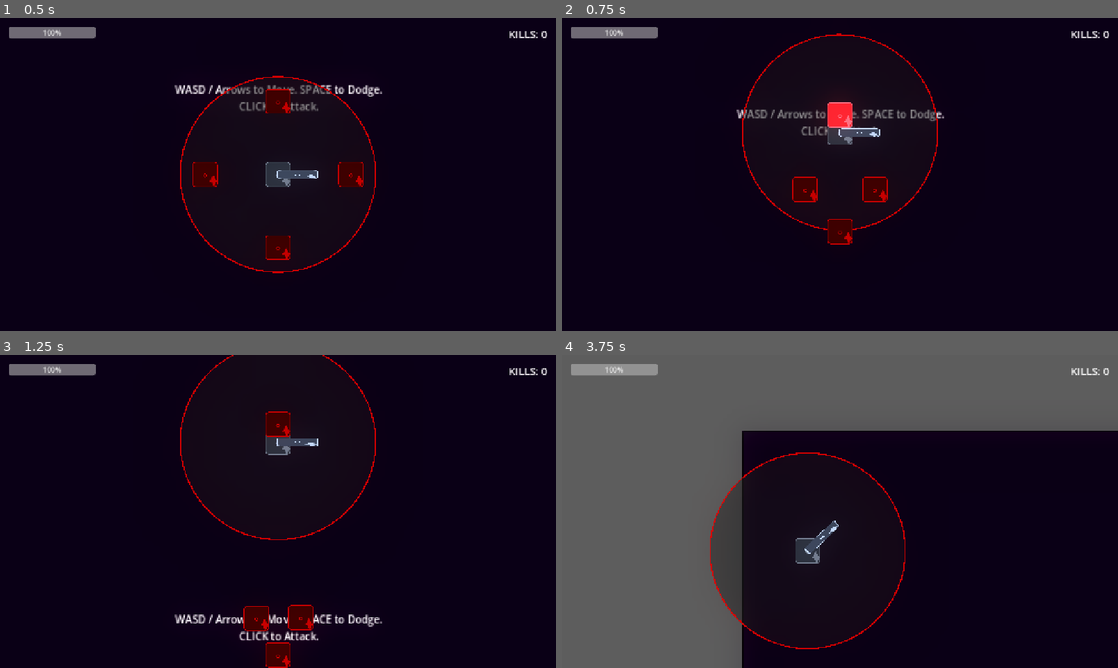
Above: before the commit, frames 1-4 (two rows, left to right).
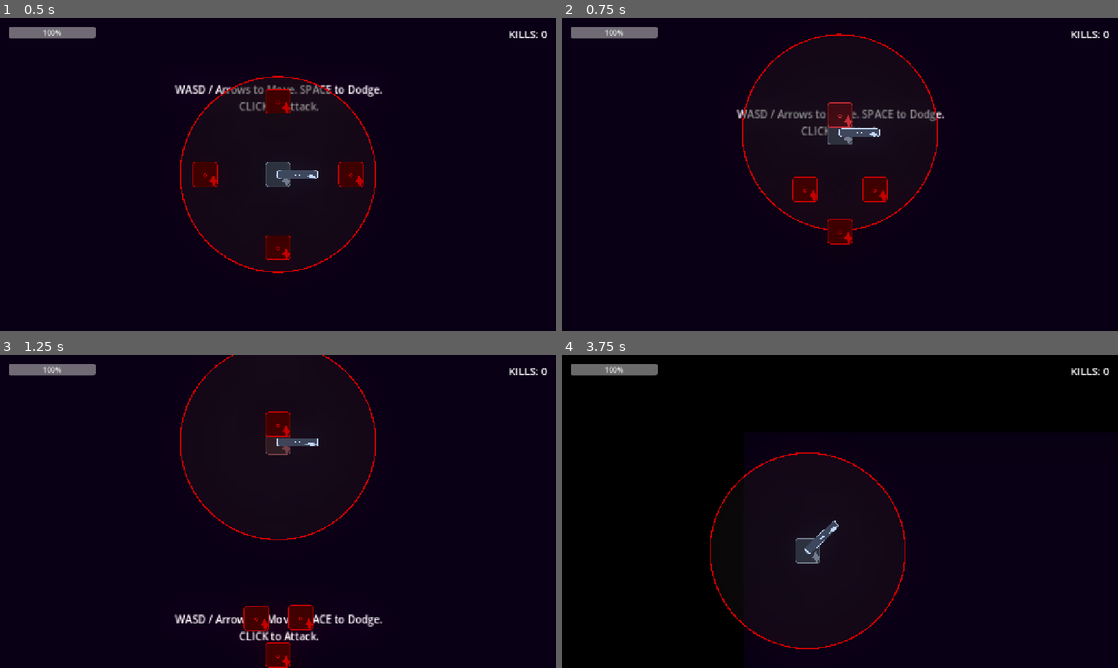
Above: after the commit, the same moments.

Repository: tetsuo-challenge/ZeroDistance
Game: Godot game, scene res://_src/Levels/Sandbox.tscn
Two runs of this game, one before a commit and one after it. Both use one fixed random seed, a clock stepped at 60 frames per second and the inputs below. The project has no main scene, so this scene is started directly.
Inputs (mouse positions are in pixels of both pictures, inside the frame that each line leads up to):
- Up to frame 1 (0.5 s): no input
- Up to frame 2 (0.75 s): tap Enter at 0.5 s; move the mouse to (812, 237) at 0.52 s; hold W (move_up) from 0.53 s (still down); tap Space (dodges) at 0.6 s
- Up to frame 3 (1.25 s): keep holding W (move_up)
- Up to frame 4 (3.75 s): tap Enter every 0.75 s from 1.25 to 3.5 s; move the mouse to (1006, 558) at 1.27 s; click (1006, 558) at 1.35 s; tap Space (dodges) at 1.55, 2.1, 2.85 s; move the mouse to (673, 464) at 2.02 s; release W (move_up) at 2.03 s; hold A (move_left) 2.03-3.53 s; move the mouse to (867, 511) at 2.77 s; move the mouse to (756, 433) at 3.52 s; hold S (move_down) from 3.53 s (still down); click (756, 433) at 3.6 s

Frame 1 is identical in both runs. In frame 2, 0.4% of the frame differs, in the area x 47-53%, y 26-36%; in frame 3, 0.2%; in frame 4, 49%, in the area x 0-100%, y 0-100%.

Commit message:
Complete Day 5: Polish & Juice - Visual adjustments, bug fixes, and game feel tuning

Diff:
--- a/_src/Actors/Player.gd
+++ b/_src/Actors/Player.gd
@@ -44,10 +44,15 @@
 		hurtbox_component.set_deferred("monitoring", false)
 
 func _on_hit_received(hitbox: HitboxComponent) -> void:
-	# print("DEBUG: Player took damage from ", hitbox.name)
-	# GameManager.hit_stop used to be here, but user requested no hit stop on damage.
-	# Add simple flash later?
-	pass
+	# Impact Feedback
+	# GameManager.hit_stop(0.15, 0.05, 0.0) # Disabled to fix blackout bug
+	# GameManager.shake_camera(0.6) # Disabled to fix blackout bug
+
+	# 3. Hit Flash (Visual)
+	# Dark Red Flash (No HDR)
+	var tween = create_tween()
+	$Sprite2D.modulate = Color(1.0, 0.0, 0.0) # Standard Red Flash
+	tween.tween_property($Sprite2D, "modulate", Color.WHITE, 0.3)
 
 func _physics_process(delta: float) -> void:
 	# Priority: Counter Rush > Dodge > Attack > Movement
@@ -113,12 +118,35 @@
 	if input_vector != Vector2.ZERO:
 		# Accelerate
 		velocity = velocity.move_toward(input_vector * max_speed, acceleration * delta)
+
+		# Ghost Trail Effect (Juice)
+		if GameManager.is_slow_motion:
+			_spawn_ghost_trail()
 	else:
 		# Friction
 		velocity = velocity.move_toward(Vector2.ZERO, friction * delta)
 
 	move_and_slide()
 
+var _ghost_timer: float = 0.0
+func _spawn_ghost_trail() -> void:
+	_ghost_timer += get_process_delta_time() # Use raw delta?
+	if _ghost_timer < 0.05: return
+	_ghost_timer = 0.0
+
+	# Create Sprite Copy
+	var ghost = Sprite2D.new()
+	ghost.texture = $Sprite2D.texture
+	ghost.scale = $Sprite2D.scale
+	ghost.global_position = global_position
+	ghost.modulate = Color(0.5, 1.0, 1.0, 0.5) # Cyan Ghost
+	ghost.z_index = z_index - 1
+
+	# Attach Script for Auto-Fade
+	ghost.set_script(load("res://_src/Effects/GhostTrail.gd"))
+
+	get_parent().add_child(ghost)
+
 # Called by Game Loop when inside Kill Circle logic check is needed
 func get_kill_circle_radius_squared() -> float:
 	return kill_circle_radius * kill_circle_radius
--- a/_src/Actors/Player.tscn
+++ b/_src/Actors/Player.tscn
@@ -7,6 +7,7 @@
 [ext_resource type="Script" path="res://_src/Components/HurtboxComponent.gd" id="5_hurtbox"]
 [ext_resource type="Script" path="res://_src/Components/WeaponComponent.gd" id="6_weapon"]
 [ext_resource type="Script" path="res://_src/Components/HitboxComponent.gd" id="7_hitbox"]
+[ext_resource type="Script" path="res://_src/Components/ShakeComponent.gd" id="8_shake"]
 
 [sub_resource type="CircleShape2D" id="CircleShape2D_body"]
 radius = 20.0
@@ -62,3 +63,11 @@
 
 [node name="CollisionShape2D" type="CollisionShape2D" parent="HurtboxComponent"]
 shape = SubResource("CircleShape2D_hurtbox")
+
+[node name="Camera2D" type="Camera2D" parent="."]
+zoom = Vector2(1.5, 1.5)
+position_smoothing_enabled = true
+
+[node name="ShakeComponent" type="Node" parent="Camera2D" node_paths=PackedStringArray("target")]
+script = ExtResource("8_shake")
+target = NodePath("..")
--- a/_src/Actors/Spyder.gd
+++ b/_src/Actors/Spyder.gd
@@ -35,6 +35,23 @@
 
 	if health_component:
 		health_component.died.connect(_on_death)
+
+	# Connect Hit Logic
+	var hurtbox = get_node_or_null("HurtboxComponent")
+	if hurtbox:
+		hurtbox.hit_received.connect(_on_hit_received)
+
+func _on_hit_received(hitbox: HitboxComponent) -> void:
+	# 1. Screen Shake (Disabled for debugging)
+	# GameManager.shake_camera(0.3)
+
+	# 2. Hit Stop (Disabled - Stressful)
+	# GameManager.hit_stop(0.15, 0.01, 0.0)
+
+	# 3. Hit Flash (Visual)
+	var tween = create_tween()
+	visual_sprite.modulate = Color(1.0, 0.0, 0.0) # Standard Red Flash
+	tween.tween_property(visual_sprite, "modulate", Color.WHITE, 0.2)
 
 func _on_death() -> void:
 	GameManager.add_score(1)
@@ -114,7 +131,7 @@
 			visual_sprite.modulate = Color.WHITE
 			hitbox_component.is_active = false
 		State.TELEGRAPH:
-			visual_sprite.modulate = Color(10.0, 0.5, 0.5) # Flash Bright Red (HDR)
+			visual_sprite.modulate = Color(1.0, 0.2, 0.2) # Bright Red (No HDR)
 			attack_timer = TELEGRAPH_DURATION
 			hitbox_component.is_active = false
 		State.ATTACK:
--- a/_src/Autoloads/GameManager.gd
+++ b/_src/Autoloads/GameManager.gd
@@ -43,18 +43,9 @@
 	is_slow_motion = true
 	Engine.time_scale = scale
 
-	# 1. Screen Flash (Flashbang)
-	var canvas = CanvasLayer.new()
-	var color_rect = ColorRect.new()
-	color_rect.color = Color.WHITE
-	color_rect.set_anchors_and_offsets_preset(Control.PRESET_FULL_RECT)
-	canvas.add_child(color_rect)
-	get_tree().root.add_child(canvas)
-
-	# Tween Flash
-	var tween = create_tween().set_ignore_time_scale(true)
-	tween.tween_property(color_rect, "modulate:a", 0.0, 0.3).from(1.0)
-	tween.tween_callback(canvas.queue_free)
+	# 1. Screen Flash (Disabled - Too Bright)
+	# var canvas = CanvasLayer.new()
+	# ...
 
 	# 2. Chromatic Aberration (Distortion)
 	# Hacky way to find WorldEnvironment in current scene for prototype
@@ -97,3 +88,11 @@
 	await get_tree().create_timer(2.0).timeout
 	score = 0
 	get_tree().reload_current_scene()
+
+func shake_camera(intensity: float = 0.5) -> void:
+	# Find active camera and its ShakeComponent
+	var camera = get_viewport().get_camera_2d()
+	if camera:
+		var shaker = camera.get_node_or_null("ShakeComponent")
+		if shaker:
+			shaker.add_trauma(intensity)
--- /dev/null
+++ b/_src/Components/ShakeComponent.gd
@@ -0,0 +1,50 @@
+class_name ShakeComponent
+extends Node
+
+## Shake Component
+##
+## Applies shake effect to a target Node2D (usually Camera2D).
+## Uses FastNoiseLite for smooth random movement.
+
+@export var target: Node2D
+@export var noise: FastNoiseLite
+
+@export var shake_decay: float = 5.0
+@export var max_offset: Vector2 = Vector2(10.0, 10.0)
+@export var max_roll: float = 0.0
+
+var trauma: float = 0.0 # 0.0 to 1.0 (Current intensity)
+var noise_y: float = 0.0
+
+func _ready() -> void:
+    if not noise:
+        noise = FastNoiseLite.new()
+        noise.noise_type = FastNoiseLite.TYPE_PERLIN
+        noise.frequency = 0.5
+        noise.seed = randi()
+
+func _process(delta: float) -> void:
+    if trauma > 0.0:
+        trauma = max(trauma - shake_decay * delta, 0.0)
+        _shake()
+    elif target and (target.offset != Vector2.ZERO or target.rotation != 0.0):
+        # Reset
+        target.offset = Vector2.ZERO
+        target.rotation = 0.0
+
+func add_trauma(amount: float) -> void:
+    trauma = min(trauma + amount, 1.0)
+
+func _shake() -> void:
+    if not target: return
+
+    var amount = pow(trauma, 2) # Quadratic falloff (feel better)
+
+    noise_y += 1.0
+
+    var rotation_z = max_roll * amount * noise.get_noise_2d(noise.seed, noise_y)
+    var offset_x = max_offset.x * amount * noise.get_noise_2d(noise.seed * 2, noise_y)
+    var offset_y = max_offset.y * amount * noise.get_noise_2d(noise.seed * 3, noise_y)
+
+    target.rotation = rotation_z
+    target.offset = Vector2(offset_x, offset_y)
--- /dev/null
+++ b/_src/Effects/GhostTrail.gd
@@ -0,0 +1,7 @@
+extends Sprite2D
+
+func _ready() -> void:
+    # Quick fade out
+    var tween = create_tween()
+    tween.tween_property(self, "modulate:a", 0.0, 0.4).set_trans(Tween.TRANS_QUART).set_ease(Tween.EASE_OUT)
+    tween.tween_callback(queue_free)
--- a/_src/Levels/Sandbox.tscn
+++ b/_src/Levels/Sandbox.tscn
@@ -11,17 +11,15 @@
 background_mode = 3
 glow_enabled = true
 glow_intensity = 0.5
-glow_strength = 1.0
 glow_bloom = 0.5
 glow_blend_mode = 0
-chromatic_aberration_enabled = true
-chromatic_aberration_strength = 0.0
 
 [node name="Sandbox" type="Node2D"]
 
 [node name="HUD" parent="." instance=ExtResource("3_hud")]
 
 [node name="Background" type="Sprite2D" parent="."]
+z_index = -100
 modulate = Color(0.05, 0.05, 0.08, 1)
 texture = SubResource("PlaceholderTexture2D_bg")
 
@@ -36,7 +34,7 @@
 
 [node name="Player" parent="." instance=ExtResource("1_player")]
 
-[node name="Camera2D" type="Camera2D" parent="Player"]
+[node name="Camera2D2" type="Camera2D" parent="Player"]
 zoom = Vector2(1.5, 1.5)
 position_smoothing_enabled = true
 
--- a/project.godot
+++ b/project.godot
@@ -69,3 +69,7 @@
 2d_physics/layer_3="Enemy"
 2d_physics/layer_4="PlayerHitbox"
 2d_physics/layer_5="EnemyHitbox"
+
+[rendering]
+
+environment/defaults/default_clear_color=Color(0, 0, 0, 1)
Not shown: 1 places in _src/Actors/Player.tscn that only renumber resources
Not shown, added: _src/Components/ShakeComponent.gd.uid
Not shown, added: _src/Effects/GhostTrail.gd.uid
Not shown: 1 places in _src/Levels/Sandbox.tscn that only renumber resources
Not shown, added: docs/Day_5_Polish_Juice/implementation_plan.md
Not shown, added: docs/Day_5_Polish_Juice/task.md
